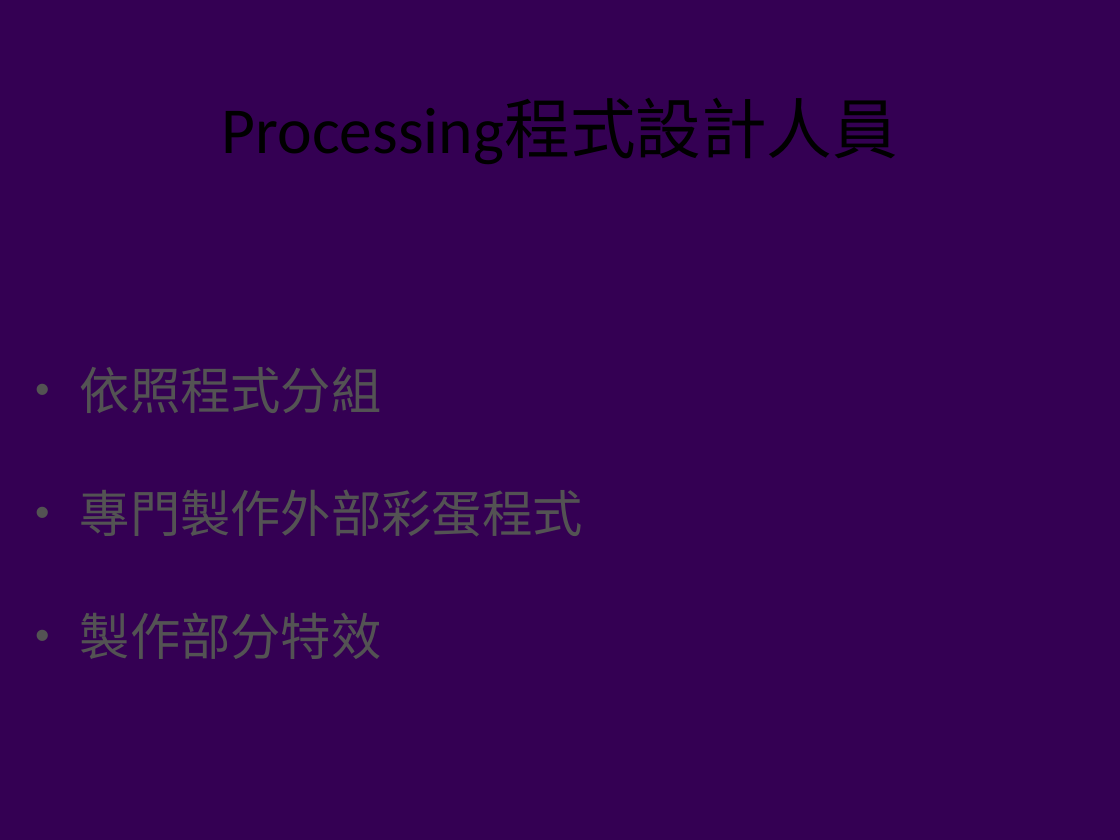
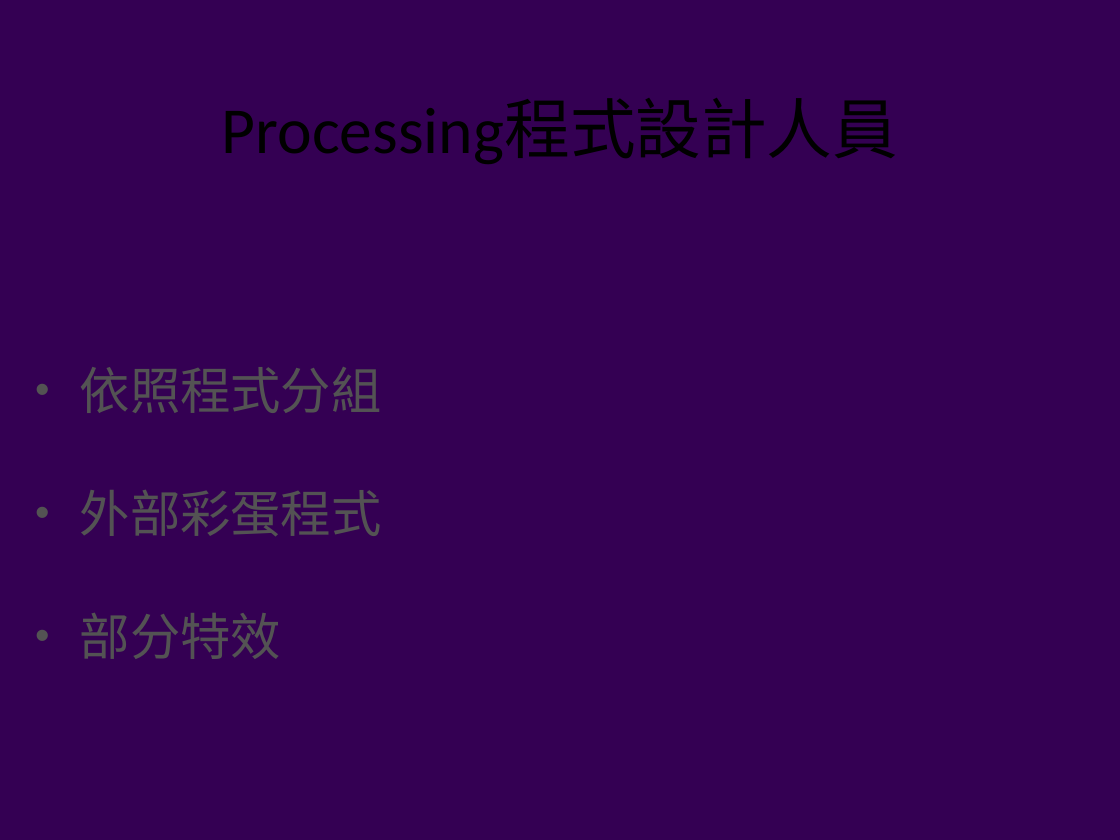
Before and after one commit to 320Jackson/RPG-game-Project, a slide deck: slide 10 of Broadcast.pptx. Drawn at 1120x840 pixels with LibreOffice and Linux fonts; fonts in the diff are those of the drawing; background and template pictures are left out. Boxes give left, top, right and bottom in pixels: in the first picture for what was removed or moved away, otherwise in the second. Text is boxed around its words. In the diff, an @@ line names an element or a change of style, - is before the commit and + after.

```diff
--- a/Broadcast.pptx
+++ b/Broadcast.pptx
@@ text at (80, 490, 382, 659): text changed @@
-• 專門製作外部彩蛋程式
-• 製作部分特效
+• 外部彩蛋程式
+• 部分特效
```
Also in this commit, not shown: 3 other slides changed, 3 slides added.
